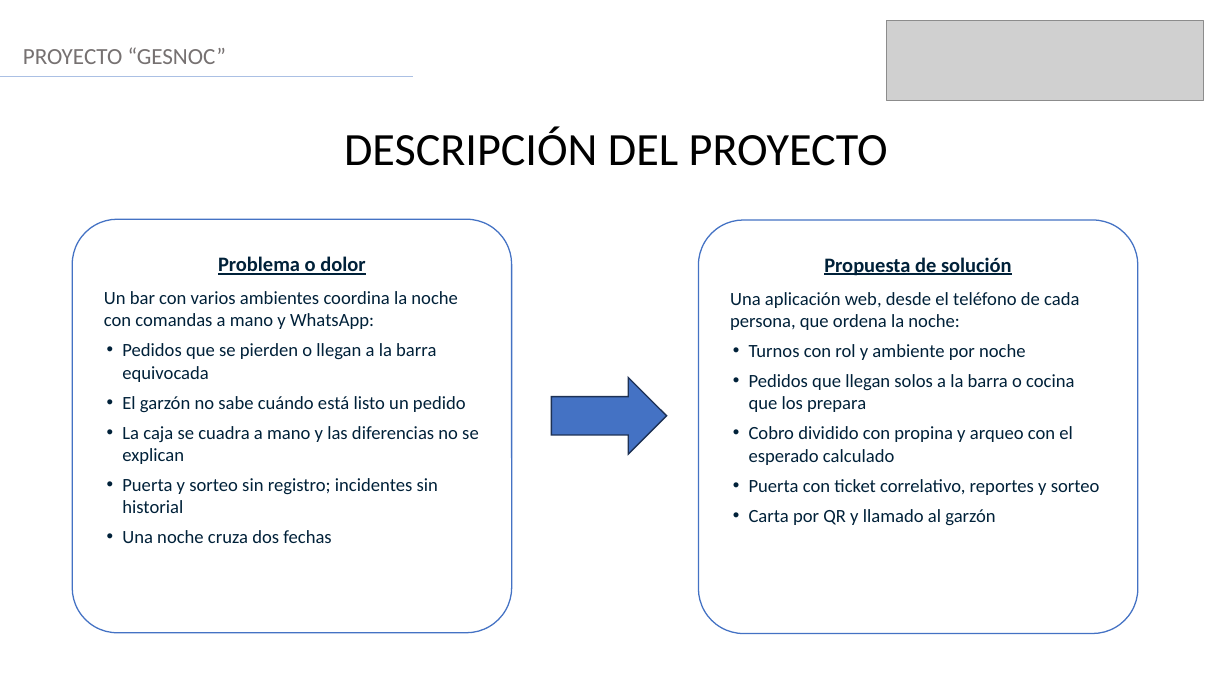
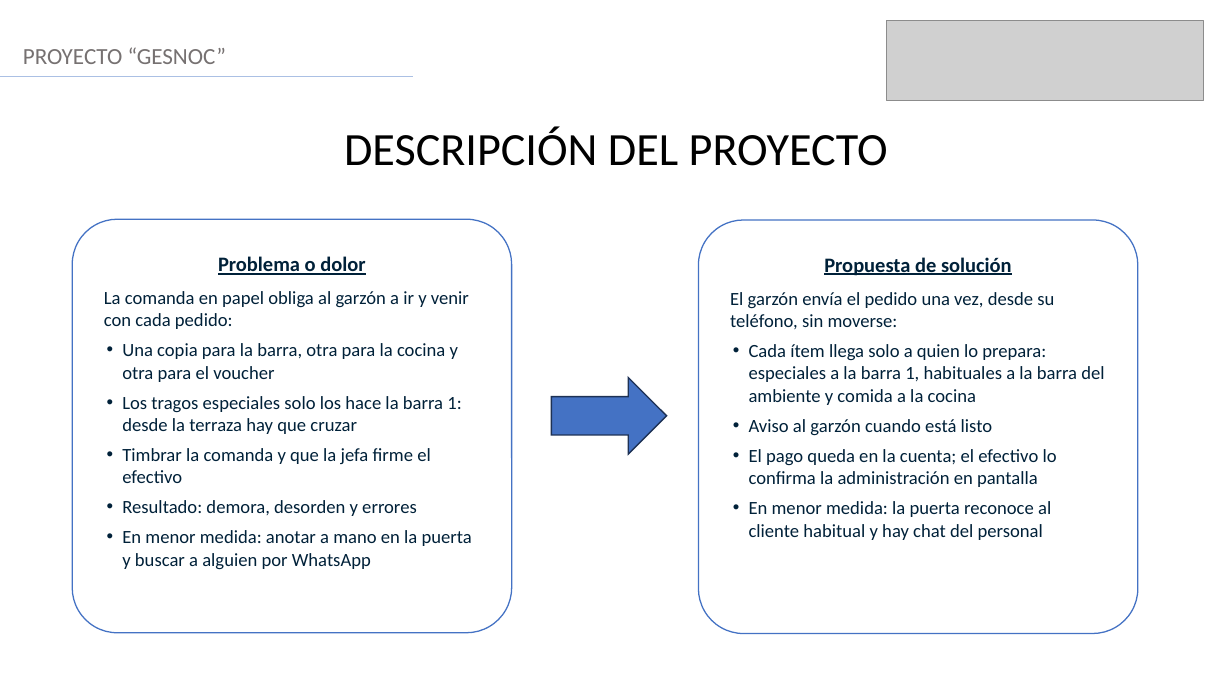
Before and after one commit to MiguelGaticaBestNick123/gesnoc, a slide deck: slide 3 of Fase 2/Evidencias proyecto/Presentación Proyecto.pptx. Drawn at 1232x693 pixels with LibreOffice and Linux fonts; fonts in the diff are those of the drawing; grey boxes stand for pictures. Boxes give left, top, right and bottom in pixels: in the first picture for what was removed or moved away, otherwise in the second. Text is boxed around its words. In the diff, an @@ line names an element or a change of style, - is before the commit and + after.

Commit message:
ppt

```diff
--- a/Fase 2/Evidencias proyecto/Presentación Proyecto.pptx
+++ b/Fase 2/Evidencias proyecto/Presentación Proyecto.pptx
@@ text in rounded rectangle at (x1=104, y1=291, x2=472, y2=570): text changed @@
-Un bar con varios ambientes coordina la noche con comandas a mano y WhatsApp:
-• Pedidos que se pierden o llegan a la barra equivocada
-• El garzón no sabe cuándo está listo un pedido
-• La caja se cuadra a mano y las diferencias no se explican
-• Puerta y sorteo sin registro; incidentes sin historial
-• Una noche cruza dos fechas
+La comanda en papel obliga al garzón a ir y venir con cada pedido:
+• Una copia para la barra, otra para la cocina y otra para el voucher
+• Los tragos especiales solo los hace la barra 1: desde la terraza hay que cruzar
+• Timbrar la comanda y que la jefa firme el efectivo
+• Resultado: demora, desorden y errores
+• En menor medida: anotar a mano en la puerta y buscar a alguien por WhatsApp
@@ text in rounded rectangle at (x1=730, y1=292, x2=1104, y2=540): text changed @@
-Una aplicación web, desde el teléfono de cada persona, que ordena la noche:
-• Turnos con rol y ambiente por noche
-• Pedidos que llegan solos a la barra o cocina que los prepara
-• Cobro dividido con propina y arqueo con el esperado calculado
-• Puerta con ticket correlativo, reportes y sorteo
-• Carta por QR y llamado al garzón
+El garzón envía el pedido una vez, desde su teléfono, sin moverse:
+• Cada ítem llega solo a quien lo prepara: especiales a la barra 1, habituales a la barra del ambiente y comida a la cocina
+• Aviso al garzón cuando está listo
+• El pago queda en la cuenta; el efectivo lo confirma la administración en pantalla
+• En menor medida: la puerta reconoce al cliente habitual y hay chat del personal
```
Also in this commit, not shown: 2 other slides changed.
